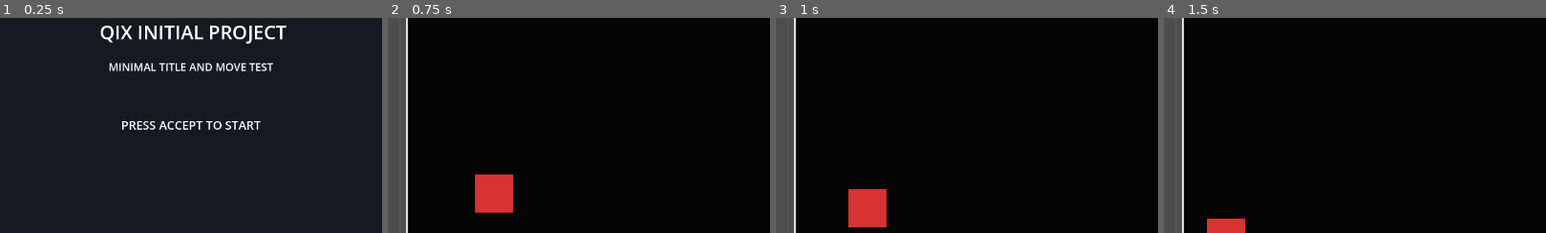
Above: before the commit, frames 1-4 (left to right).
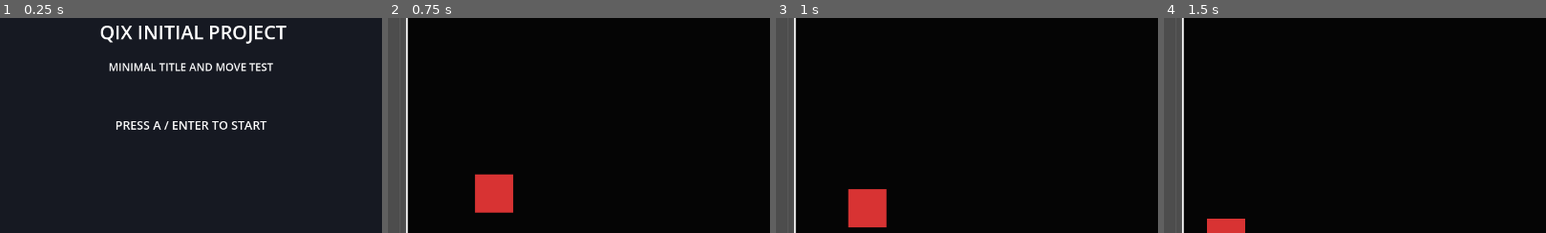
Above: after the commit, the same moments.

Repository: goenc/qix-project
Game: Godot game, scene res://scenes/title_main.tscn
Two runs of this game, one before a commit and one after it. Both use one fixed random seed, a clock stepped at 60 frames per second and the inputs below.
Inputs (mouse positions are % of the whole screen's width and height, from its top left):
- Up to frame 1 (0.25 s): no input
- Up to frame 2 (0.75 s): tap A at 0.5 s; move the mouse to (72, 45) at 0.52 s; hold Right (move_right) from 0.53 s (still down); tap Space at 0.6 s; click (72, 45) at 0.67 s
- Up to frame 3 (1 s): keep holding Right (move_right); tap Enter (ui_accept) at 0.77, 0.8 s
- Up to frame 4 (1.5 s): tap Enter (ui_accept) at 1.07, 1.35 s; move the mouse to (30, 55) at 1.27 s; release Right (move_right) at 1.28 s; hold Down (move_down) from 1.28 s (still down)
The pictures show only the part of the screen within x 0-50%, y 12-62%; the shares and areas given below are measured in that part.

The runs differ from the first frame. In frame 1, 1.0% of the frame differs, in the area x 30-70%, y 48-52%; in frame 2, nothing differs; in frame 3, nothing differs; in frame 4, nothing differs.

Commit message:
タイトル開始入力を qix_start に分離
・project.godot に qix_start を追加し Enter Space A START をタイトル開始専用入力として登録
・title_main.gd の開始判定を qix_start ベースの _input に変更し setup 後にウィンドウフォーカスを戻す処理を追加
・title.gd の開始文言を PRESS A / ENTER TO START に変更
・Godot headless で対象スクリプトの check-only とプロジェクト短時間起動を確認

Diff:
--- a/project.godot
+++ b/project.godot
@@ -28,6 +28,14 @@
 
 [input]
 
+qix_start={
+"deadzone": 0.5,
+"events": [Object(InputEventKey,"resource_local_to_scene":false,"resource_name":"","device":0,"window_id":0,"alt_pressed":false,"shift_pressed":false,"ctrl_pressed":false,"meta_pressed":false,"pressed":false,"keycode":4194309,"physical_keycode":4194309,"key_label":0,"unicode":0,"location":0,"echo":false,"script":null)
+, Object(InputEventKey,"resource_local_to_scene":false,"resource_name":"","device":0,"window_id":0,"alt_pressed":false,"shift_pressed":false,"ctrl_pressed":false,"meta_pressed":false,"pressed":false,"keycode":32,"physical_keycode":32,"key_label":0,"unicode":0,"location":0,"echo":false,"script":null)
+, Object(InputEventJoypadButton,"resource_local_to_scene":false,"resource_name":"","device":0,"button_index":0,"pressure":0.0,"pressed":false,"script":null)
+, Object(InputEventJoypadButton,"resource_local_to_scene":false,"resource_name":"","device":0,"button_index":6,"pressure":0.0,"pressed":false,"script":null)
+]
+}
 qix_draw={
 "deadzone": 0.5,
 "events": [Object(InputEventKey,"resource_local_to_scene":false,"resource_name":"","device":0,"window_id":0,"alt_presse …(200 unchanged characters)…
--- a/scripts/ui/title.gd
+++ b/scripts/ui/title.gd
@@ -17,4 +17,4 @@
 	visible = active
 	root.visible = active
 	if active:
-		prompt.text = "PRESS ACCEPT TO START"
+		prompt.text = "PRESS A / ENTER TO START"
--- a/scripts/ui/title_main.gd
+++ b/scripts/ui/title_main.gd
@@ -10,10 +10,13 @@
 	get_tree().paused = false
 	_register_input_map()
 	title_screen.setup({})
+	call_deferred("_grab_window_focus")
 
 
-func _unhandled_input(_event: InputEvent) -> void:
-	if Input.is_action_just_pressed("ui_accept"):
+func _input(event: InputEvent) -> void:
+	if !event.is_pressed() or event.is_echo():
+		return
+	if Input.is_action_just_pressed("qix_start"):
 		get_tree().change_scene_to_file(MAIN_SCENE_PATH)
 
 
@@ -30,9 +33,15 @@
 	_ensure_action("move_right", [_key_event(KEY_RIGHT), _key_event(KEY_D), _joypad_button(JOY_BUTTON_DPAD_RIGHT)])
 	_ensure_action("move_up", [_key_event(KEY_UP), _key_event(KEY_W), _joypad_button(JOY_BUTTON_DPAD_UP)])
 	_ensure_action("move_down", [_key_event(KEY_DOWN), _key_event(KEY_S), _joypad_button(JOY_BUTTON_DPAD_DOWN)])
-	_ensure_action("ui_accept", [_key_event(KEY_ENTER), _key_event(KEY_SPACE), _joypad_button(JOY_BUTTON_A), _joypad_button(JOY_BUTTON_START)])
+	_ensure_action("qix_start", [_key_event(KEY_ENTER), _key_event(KEY_SPACE), _joypad_button(JOY_BUTTON_A), _joypad_button(JOY_BUTTON_START)])
 	_ensure_action("ui_cancel", [_key_event(KEY_ESCAPE), _joypad_button(JOY_BUTTON_B), _joypad_button(JOY_BUTTON_BACK)])
 	_ensure_action("pause", [_key_event(KEY_P), _joypad_button(JOY_BUTTON_START)])
+
+
+func _grab_window_focus() -> void:
+	var window := get_window()
+	if window != null:
+		window.grab_focus()
 
 
 func _ensure_action(action_name: String, events: Array[InputEvent]) -> void:
Not shown, changed: runtime/commit_details.md
Not shown, changed: runtime/commit_message.md
